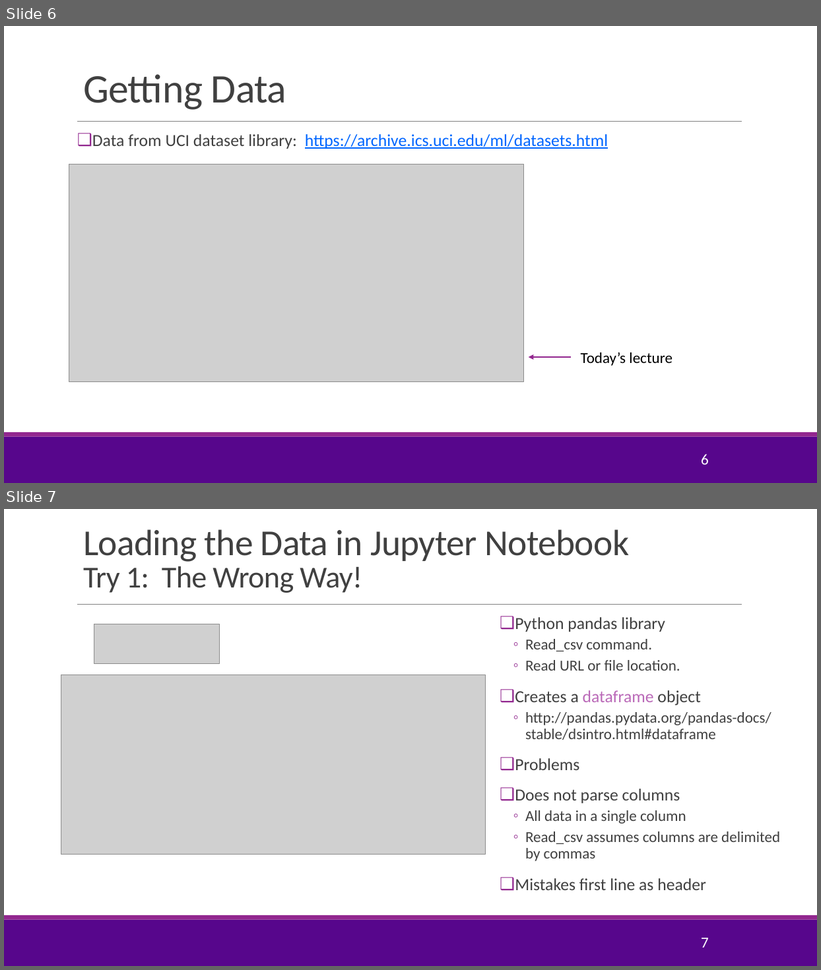
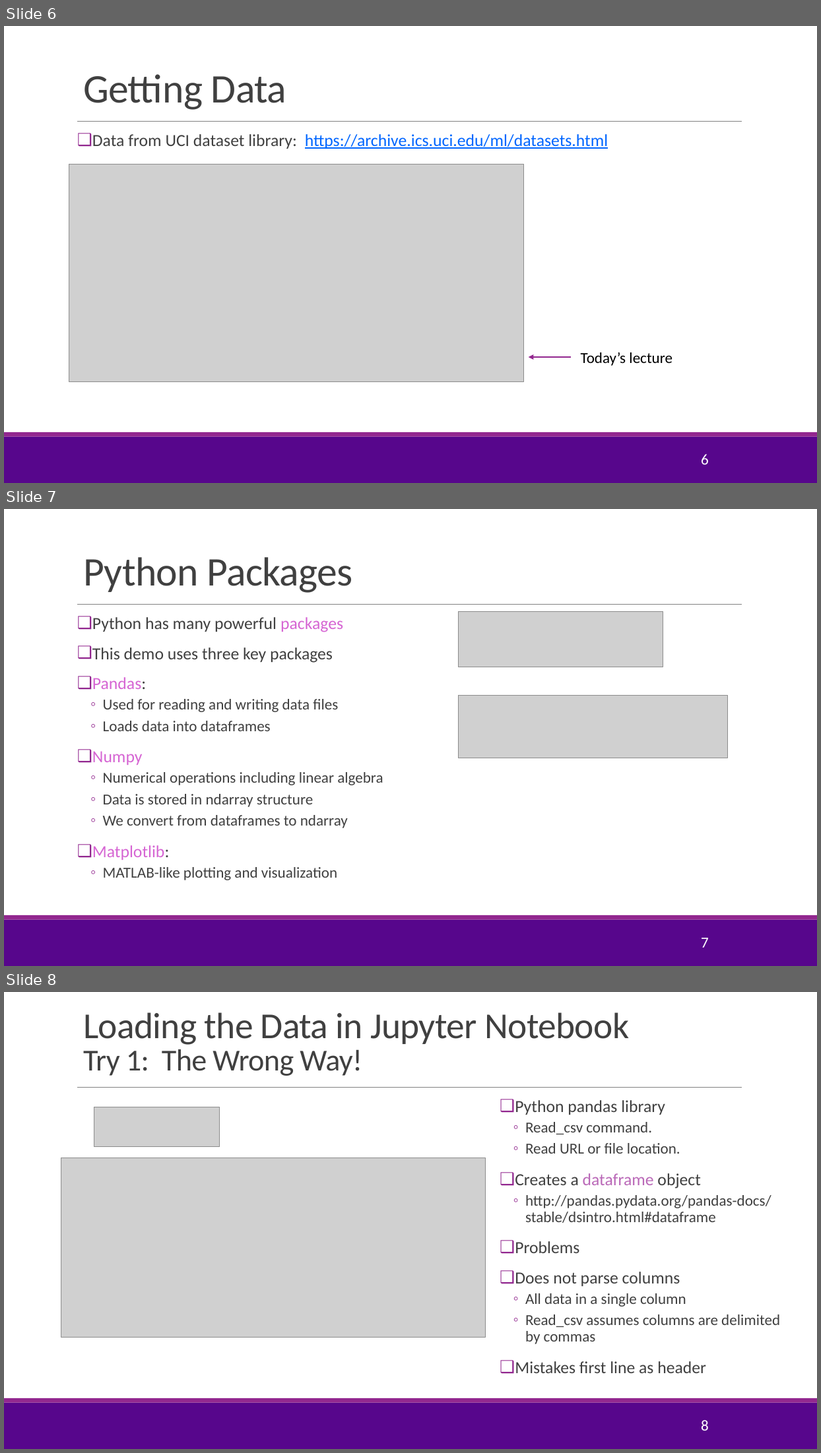
Before and after one commit to joshzzl/introml, a slide deck: lectures/Lect02_SimpRegression.pptx. Shown one above the other, each under a label of ours: slides 6 and 7 before the commit, slides 6, 7 and 8 after it. The pictures are 821x970 and 821x1453 pixels, drawn with LibreOffice and Linux fonts; fonts in the diff are those of the drawing; grey boxes stand for pictures; background and template pictures are left out. Boxes give left, top, right and bottom in pixels: in the first picture for what was removed or moved away, otherwise in the second. Text is boxed around its words. In the diff, an @@ line names an element or a change of style, - is before the commit and + after.

```diff
--- a/lectures/Lect02_SimpRegression.pptx
+++ b/lectures/Lect02_SimpRegression.pptx
@@ slide 7 added at (4,509,817,966), background #FFFFFF; not listed: 3 template elements that a slide beside it also shows @@
@@ title added at (83,557,353,593), 48 pt, text #404040 @@
+Python Packages
@@ text added at (92,617,383,881), 18 pt, text #404040 @@
+❑ Python has many powerful packages
+❑ This demo uses three key packages
+❑ Pandas:
+  ◦ Used for reading and writing data files
+  ◦ Loads data into dataframes
+❑ Numpy
+  ◦ Numerical operations including linear algebra
+  ◦ Data is stored in ndarray structure
+  ◦ We convert from dataframes to ndarray
+❑ Matplotlib:
+  ◦ MATLAB-like plotting and visualization
@@ picture added at (459,611,663,667) @@
@@ picture added at (459,696,728,758) @@
@@ page number added at (701,938,709,948), 18 pt, text #FFFFFF @@
+7
@@ what was slide 7 is now slide 8 @@
@@ page number at (701,1420,709,1431): text changed @@
-7
+8
```
Also in this commit, not shown: 6 slides changed, 1 slide removed, 1 other file.
